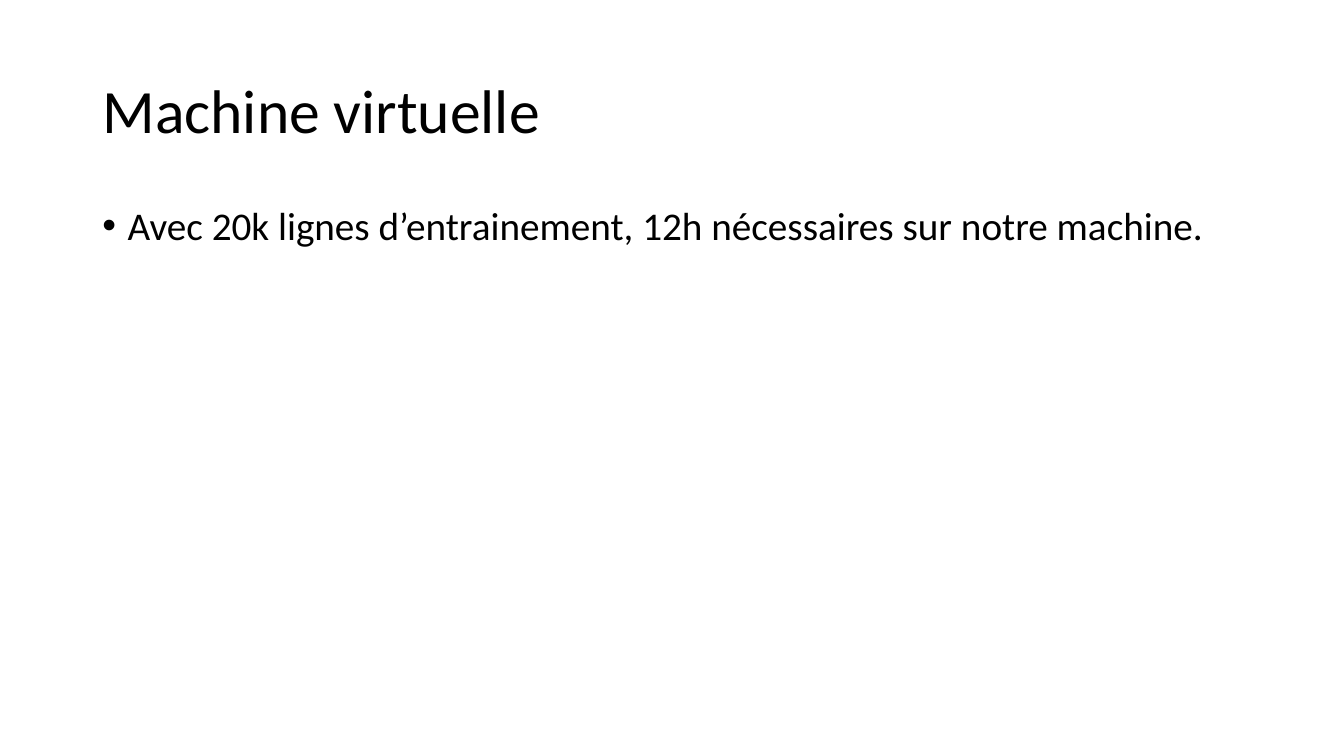
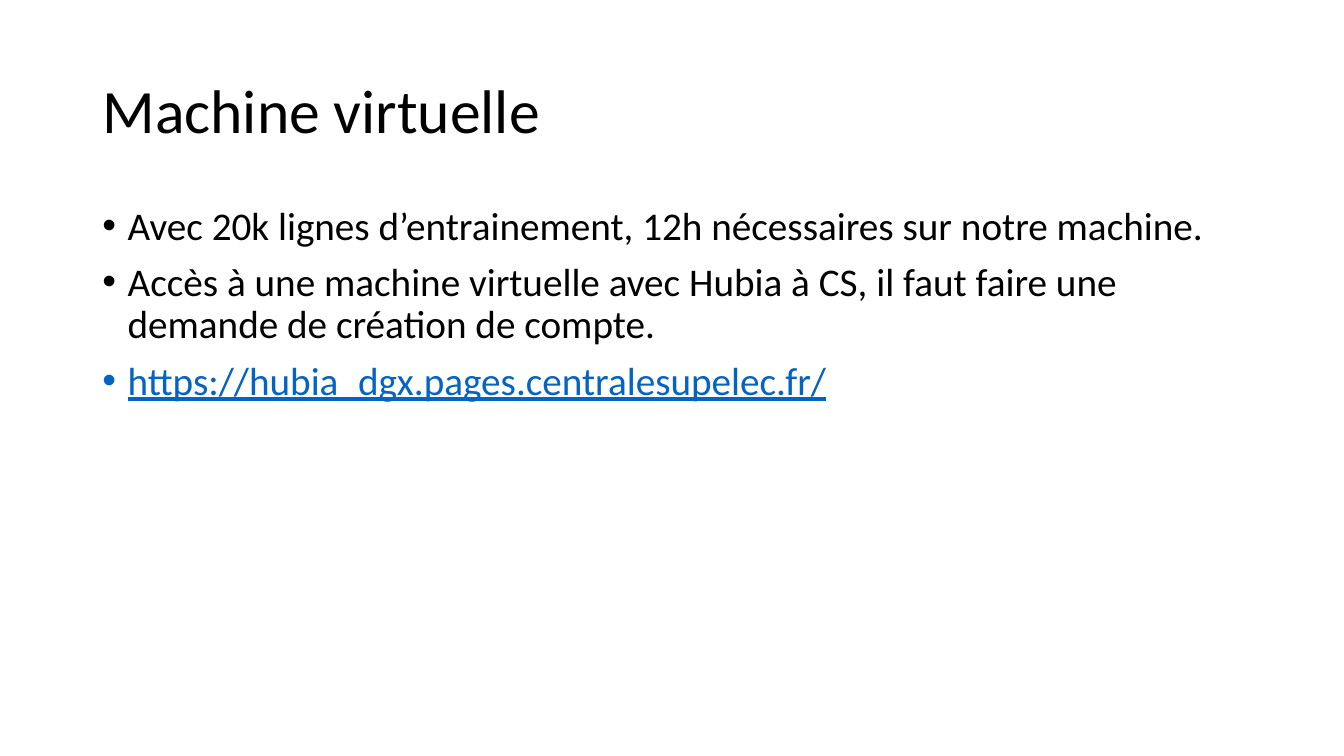
Before and after one commit to Sebastienaln/3Dsign, a slide deck: slide 4 of docs/presentations/Réuniond’avancement2204.pptx. Drawn at 1344x756 pixels with LibreOffice and Linux fonts; fonts in the diff are those of the drawing. Boxes give left, top, right and bottom in pixels: in the first picture for what was removed or moved away, otherwise in the second. Text is boxed around its words. In the diff, an @@ line names an element or a change of style, - is before the commit and + after.

Commit message:
Update presentation slides 2204

```diff
--- a/docs/presentations/Réuniond’avancement2204.pptx
+++ b/docs/presentations/Réuniond’avancement2204.pptx
@@ text at (x1=128, y1=268, x2=1117, y2=402): paragraphs added @@
+• Accès à une machine virtuelle avec Hubia à CS, il faut faire une demande de création de compte.
+• https://hubia_dgx.pages.centralesupelec.fr/
```
Also in this commit, not shown: 2 other slides changed, 1 slide added.
